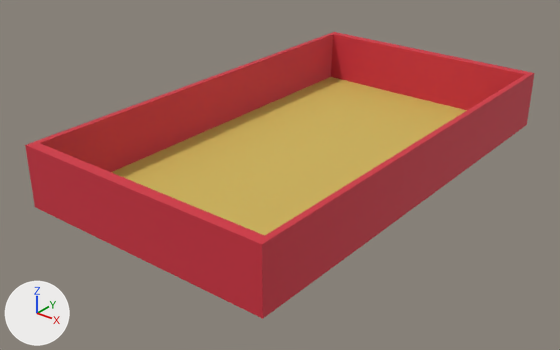
What one commit did to the OBJ model PA4/models/Box.obj.
One viewpoint serves both versions: a 50 mm camera at (4.54, -6.16, 3.21) aimed at (-0.12, -0.34, -0.4). Every picture has the same lights, and +X, +Y and +Z are marked at lower left. Where no turn or scale is listed for an object, it has been applied to the vertices. Vertices at the same position are counted once.

The first picture shows 'Cube_Cube.001'.
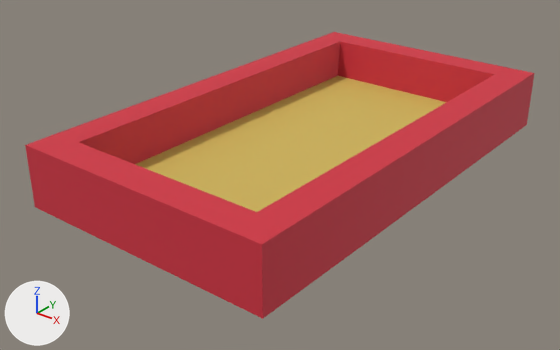
Diff of the bpy script that builds the scene:
```diff
--- a/PA4/models/Box.obj.py
+++ b/PA4/models/Box.obj.py
@@ me_cube_cube_001 @@
 me_cube_cube_001.from_pydata(...)  # 16 vertices, 28 faces; spans x -1.43..1.43, y -2.48..2.48, z -0.33..0.33
 # used by ob_cube_cube_001; location = (0.0, 0.0, 0.0)
-me_cube_cube_001.vertices[8].co = (-1.37, 2.35, -0.27)  # pixel (330, 76)
-me_cube_cube_001.vertices[9].co = (-1.37, -2.39, -0.27)
-me_cube_cube_001.vertices[10].co = (1.36, 2.35, -0.27)
-me_cube_cube_001.vertices[11].co = (1.36, -2.39, -0.27)
-me_cube_cube_001.vertices[12].co = (1.36, 2.37, 0.33)  # pixel (525, 74)
-me_cube_cube_001.vertices[13].co = (1.36, -2.37, 0.33)  # pixel (265, 235)
-me_cube_cube_001.vertices[14].co = (-1.36, 2.37, 0.33)  # pixel (333, 34)
-me_cube_cube_001.vertices[15].co = (-1.36, -2.37, 0.33)  # pixel (39, 142)
+# me_cube_cube_001 part 1
+me_cube_cube_001.vertices[8].co = (-1.1, 2.13, -0.14)  # pixel (337, 75)
+me_cube_cube_001.vertices[9].co = (-1.1, -2.16, -0.14)
+me_cube_cube_001.vertices[10].co = (1.08, 2.13, -0.14)
+me_cube_cube_001.vertices[11].co = (1.08, -2.16, -0.14)
+me_cube_cube_001.vertices[12].co = (1.09, 2.15, 0.33)  # pixel (494, 74)
+me_cube_cube_001.vertices[13].co = (1.09, -2.13, 0.33)  # pixel (256, 212)
+me_cube_cube_001.vertices[14].co = (-1.09, 2.15, 0.33)  # pixel (340, 41)
+me_cube_cube_001.vertices[15].co = (-1.09, -2.13, 0.33)  # pixel (78, 142)
 me_cube_cube_001.materials.append(mat_material)
```

What differs and where, as boxes (x1, y1, x2, y2) in the pictures (560 x 350 px; the box of a moved part takes in the faces that stretch with it):
part 1 of me_cube_cube_001, moved or reshaped
    both: (38, 32, 526, 238)
